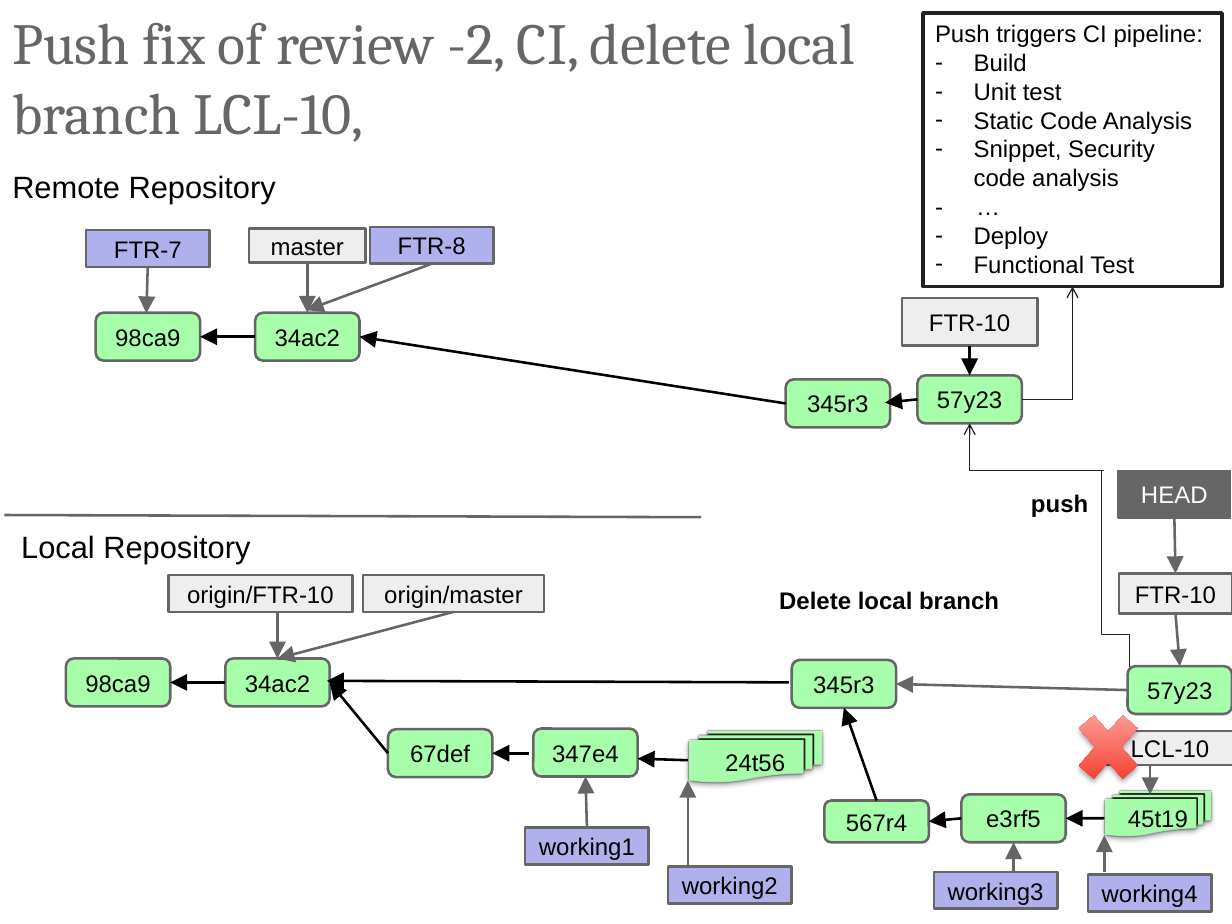
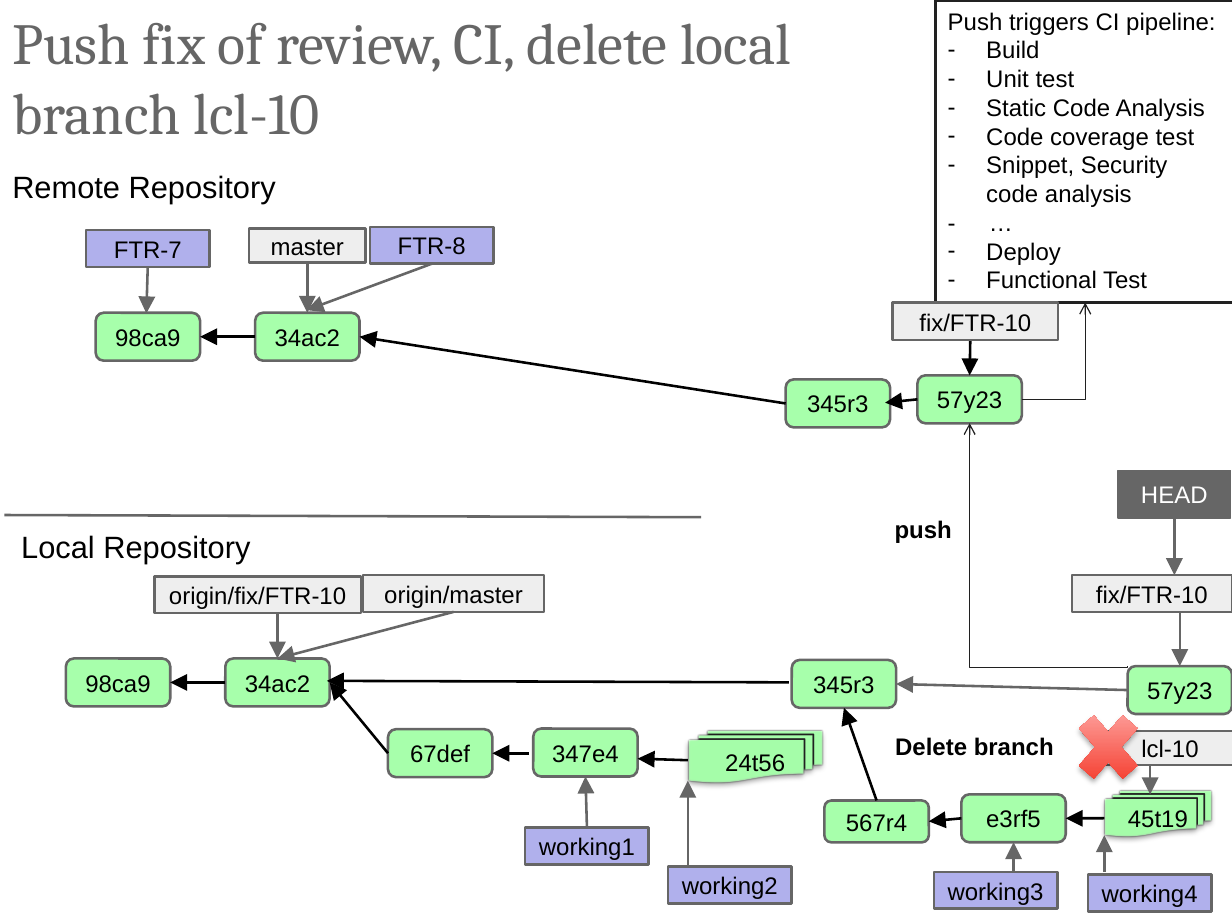
Before and after one commit to ilyaro/mysite, a slide deck: slide 17 of WorkStuff/Courses/Git/Git_Gitlab_Best_Practices/Git_Gitlab_BestPractices.pptx (slide 16 before the commit). Drawn at 1232x924 pixels with LibreOffice and Linux fonts; fonts in the diff are those of the drawing. Boxes give left, top, right and bottom in pixels: in the first picture for what was removed or moved away, otherwise in the second. Text is boxed around its words. In the diff, an @@ line names an element or a change of style, - is before the commit and + after.

```diff
--- a/WorkStuff/Courses/Git/Git_Gitlab_Best_Practices/Git_Gitlab_BestPractices.pptx
+++ b/WorkStuff/Courses/Git/Git_Gitlab_Best_Practices/Git_Gitlab_BestPractices.pptx
@@ title at (12,23,791,135): text changed @@
-Push fix of review -2, CI, delete local branch LCL-10,
+Push fix of review, CI, delete local branch lcl-10
@@ rectangle "Push triggers CI pipeline:": place and size @@
-rectangle "Push triggers CI pipeline:" at (923,12,1222,286)
+rectangle "Push triggers CI pipeline:" at (935,0,1232,303)
@@ text in rectangle at (986,127,1195,150): paragraph added @@
+– Code coverage test
@@ rectangle "fix/FTR-10": place and size @@
-rectangle "fix/FTR-10" at (902,298,1037,346)
+rectangle "fix/FTR-10" at (893,303,1058,340)
@@ text in rectangle at (919,313,1031,332): text changed @@
-FTR-10
+fix/FTR-10
@@ elbow arrow moved from (1021, 399) - (1073, 287) to (1021, 399) - (1085, 303) @@
@@ arrow moved from (970, 346) - (970, 376) to (971, 341) - (970, 376) @@
@@ elbow arrow moved from (1104, 471) - (970, 424) to (1127, 667) - (970, 424) @@
@@ elbow line removed from (1130, 668) to (1101, 471) @@
@@ text "push": place and size @@
-text "push" at (1031,494,1088,517)
+text "push" at (895,520,952,543)
@@ rectangle "origin/fix/FTR-10": place and size @@
-rectangle "origin/fix/FTR-10" at (169,575,354,612)
+rectangle "origin/fix/FTR-10" at (155,577,361,614)
@@ text in rectangle at (169,586,346,609): text changed @@
-origin/FTR-10
+origin/fix/FTR-10
@@ rectangle "fix/FTR-10": place and size @@
-rectangle "fix/FTR-10" at (1119,573,1232,614)
+rectangle "fix/FTR-10" at (1072,575,1232,612)
@@ text in rectangle at (1096,585,1208,604): text changed @@
-FTR-10
+fix/FTR-10
@@ arrow moved from (1175, 614) - (1180, 667) to (1180, 614) - (1180, 667) @@
@@ text at (895,737,1054,756): text changed @@
-Delete local branch
+Delete branch
@@ text in rectangle at (1141,739,1198,758): text changed @@
-LCL-10
+lcl-10
```
Also in this commit, not shown: 16 other slides changed, 1 slide added.
